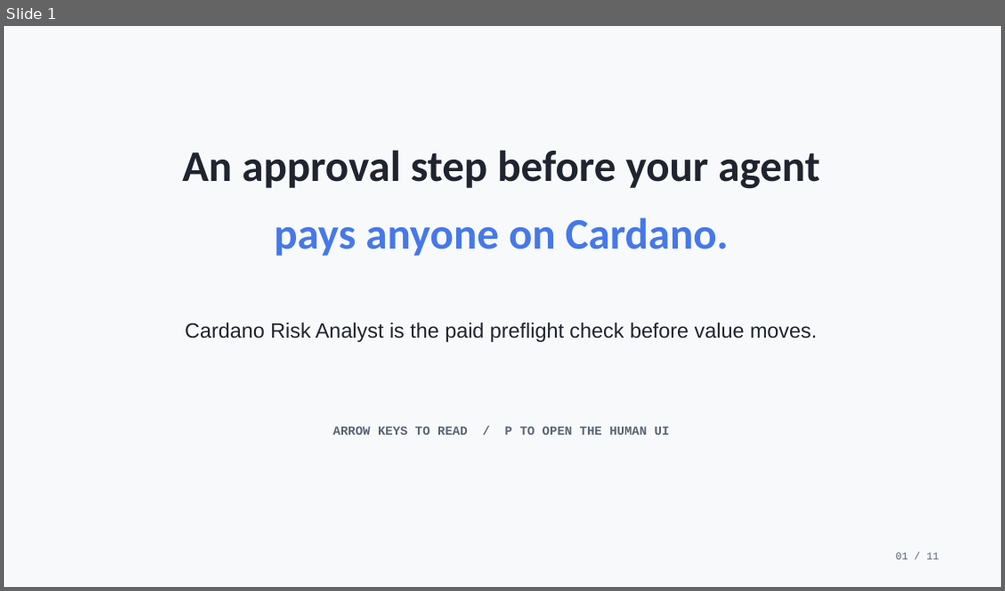
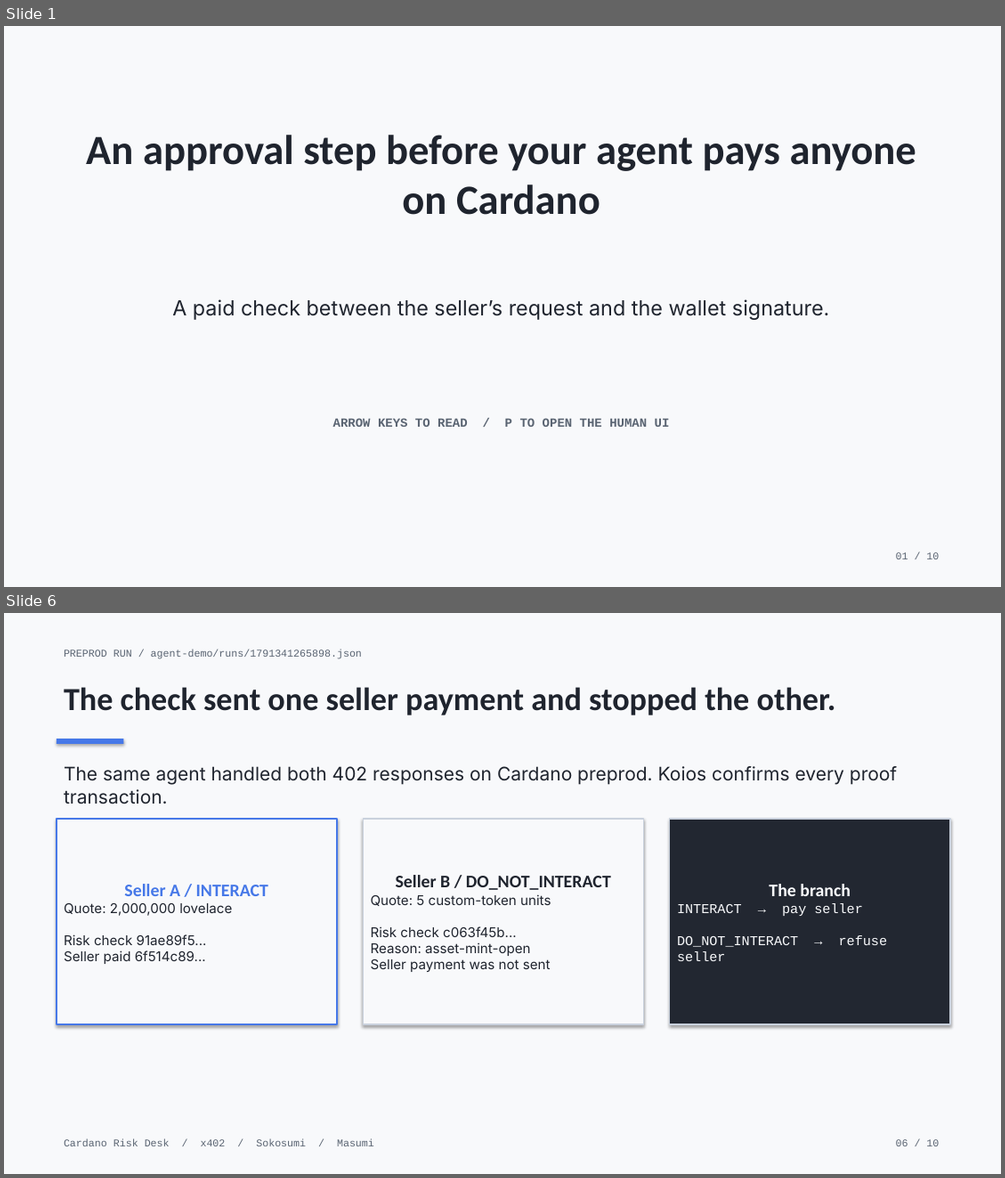
Before and after one commit to pieakshat/cardano-risk-coworker, a slide deck: deck/cardano-risk-analyst.pptx. Shown one above the other, each under a label of ours: slide 1 before the commit, slides 1 and 6 after it; the slides between them are not shown. The pictures are 1005x591 and 1005x1178 pixels, drawn with LibreOffice and Linux fonts; fonts in the diff are those of the drawing. Boxes give left, top, right and bottom in pixels: in the first picture for what was removed or moved away, otherwise in the second. Text is boxed around its words. In the diff, an @@ line names an element or a change of style, - is before the commit and + after.

Commit message:
Rewrite Cardano risk pitch deck

```diff
--- a/deck/cardano-risk-analyst.pptx
+++ b/deck/cardano-risk-analyst.pptx
@@ slide 6 added at [4,613,1001,1174], background #F8F9FB @@
@@ text added at [64,649,362,659], 10 pt, text #5A6472 @@
+PREPROD RUN / agent-demo/runs/1791341265898.json
@@ text added at [64,687,836,715], 31 pt, text #1F242E, bold @@
+The check sent one seller payment and stopped the other.
@@ rectangle added at [57,738,123,744], fill #4678E8 @@
@@ text added at [64,766,897,804], 18 pt, text #1F242E @@
+The same agent handled both 402 responses on Cardano preprod. Koios confirms every proof transaction.
@@ rectangle added at [57,819,337,1024], fill #F8F9FB, outline #4678E8 1.2 pt, 13 pt, text #1F242E @@
+Seller A / INTERACT
+Quote: 2,000,000 lovelace
+Risk check 91ae89f5...
+Seller paid 6f514c89...
@@ rectangle added at [363,819,643,1024], fill #F8F9FB, outline #C9D1DD 1.2 pt, 13 pt, text #1F242E @@
+Seller B / DO_NOT_INTERACT
+Quote: 5 custom-token units
+Risk check c063f45b...
+Reason: asset-mint-open
+Seller payment was not sent
@@ rectangle added at [670,819,950,1024], fill #222731, outline #C9D1DD 1.2 pt, 13 pt, text #F8F9FB @@
+The branch
+INTERACT → pay seller
+DO_NOT_INTERACT → refuse seller
@@ text added at [64,1139,374,1146], 10 pt, text #5A6472 @@
+Cardano Risk Desk / x402 / Sokosumi / Masumi
@@ text added at [896,1139,938,1146], 10 pt, text #5A6472 @@
+06 / 10
@@ slide 1 changed as well @@
@@ text at [86,135,916,215]: text changed; size 42 to 40 pt @@
-An approval step before your agent
+An approval step before your agent pays anyone on Cardano
@@ text at [172,299,829,320]: text changed; size 42 to 20 pt; font Calibri to Inter; text colour #4678E8 to #1F242E; bold off @@
-pays anyone on Cardano.
+A paid check between the seller’s request and the wallet signature.
@@ text removed at [185,322,817,342] @@
-Cardano Risk Analyst is the paid preflight check before value moves.
@@ text "ARROW KEYS TO READ / ...": place and size @@
-text "ARROW KEYS TO READ / ..." at [333,426,670,435]
+text "ARROW KEYS TO READ / ..." at [333,418,670,426]
@@ text removed at [896,552,938,559] @@
-01 / 11
@@ text added at [896,552,938,559], 10 pt, text #5A6472 @@
+01 / 10
```
Also in this commit, not shown: 8 other slides added, 10 slides removed, 4 other files.
